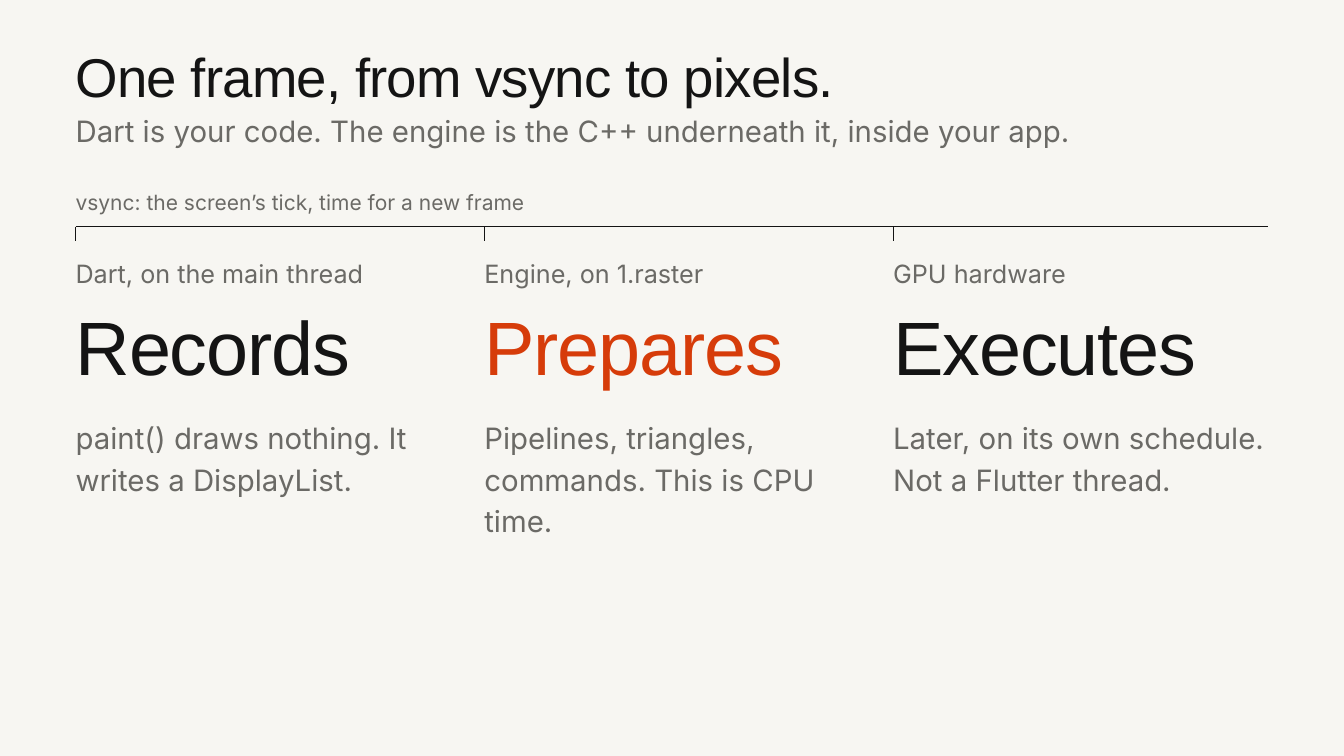
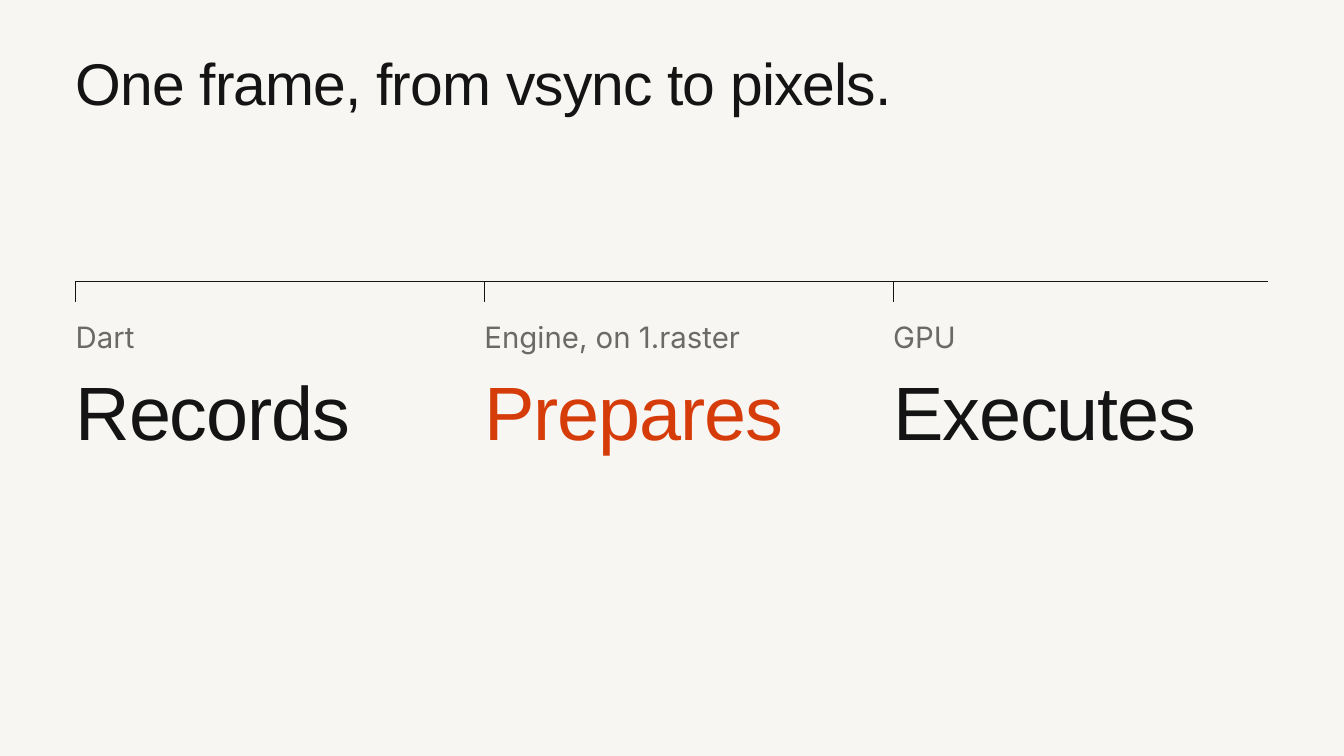
Before and after one commit to cm-collins/fluttercon-demo-app, a slide deck: slide 3 of docs/talk/slides/beyond-skia.pptx. Drawn at 1344x756 pixels with LibreOffice and Linux fonts; fonts in the diff are those of the drawing; background and template pictures are left out. Boxes give left, top, right and bottom in pixels: in the first picture for what was removed or moved away, otherwise in the second. Text is boxed around its words. In the diff, an @@ line names an element or a change of style, - is before the commit and + after.

```diff
--- a/docs/talk/slides/beyond-skia.pptx
+++ b/docs/talk/slides/beyond-skia.pptx
@@ title "One frame, from vsync to ..." at [76, 62, 891, 116]: size 39 to 42 pt @@
@@ text removed at [76, 120, 1069, 149] @@
-Dart is your code. The engine is the C++ underneath it, inside your app.
@@ text removed at [76, 194, 524, 215] @@
-vsync: the screen’s tick, time for a new frame
@@ line removed from (893, 227) to (893, 242) @@
@@ line moved from (76, 227) - (1268, 227) to (76, 281) - (1268, 281) @@
@@ line moved from (76, 227) - (76, 242) to (76, 281) - (76, 302) @@
@@ line added from (485, 281) to (485, 302), #141414 0.75 pt @@
@@ line moved from (485, 227) - (485, 242) to (893, 281) - (893, 302) @@
@@ text at [76, 326, 135, 349]: text changed; size 18 to 21 pt @@
-Dart, on the main thread
+Dart
@@ text "Engine, on 1.raster": place and size @@
-text "Engine, on 1.raster" at [484, 264, 704, 288]
+text "Engine, on 1.raster" at [484, 326, 740, 355]
@@ text "Engine, on 1.raster" at [484, 326, 740, 355]: size 18 to 21 pt @@
@@ text at [893, 326, 956, 349]: text changed; size 18 to 21 pt @@
-GPU hardware
+GPU
@@ 3 texts: place and size @@
-3 texts at [76, 320, 1196, 389]
+3 texts at [76, 385, 1196, 454]
@@ text removed at [76, 426, 407, 497] @@
-paint() draws nothing. It writes a DisplayList.
@@ text removed at [484, 427, 814, 533] @@
-Pipelines, triangles, commands. This is CPU time.
@@ text removed at [893, 427, 1264, 492] @@
-Later, on its own schedule. Not a Flutter thread.
```
Also in this commit, not shown: 21 other slides changed, 9 slides added, 5 slides removed, 23 other files.
